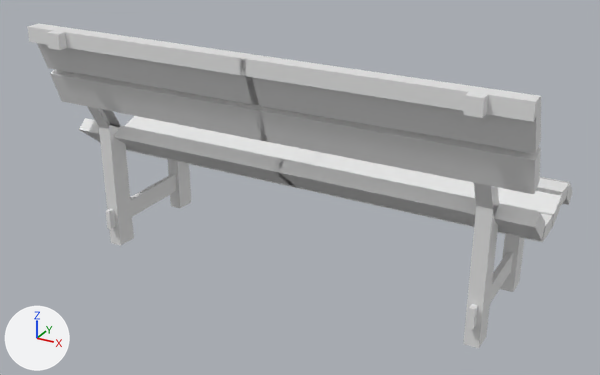
An edit to the FBX model Grp 1 Ctrl Alt/Assets/3d assets/Mobilier Urbain/Banc.fbx, drawn before and after from the same camera.
Before and after are seen from a camera (50 mm lens) standing at (1.92, -2.72, 1.19) and looking at (0.49, -0.14, -0.1). Arrows for +X, +Y and +Z are at lower left; the lights stay in place. Where no turn or scale is listed for an object, it has been applied to the vertices.

Before the edit, the objects in view are built like this:
```python
me_cube_008 = bpy.data.meshes.new('Cube.008')
me_cube_008.from_pydata(...)  # 508 vertices, 493 faces; spans x -0.49..1.43, y -0.52..0.33, z -0.48..0.49
ob_cube_007 = bpy.data.objects.new('Cube.007', me_cube_008)
ob_cube_007.location = (0.0, 0.0, 0.0)
```
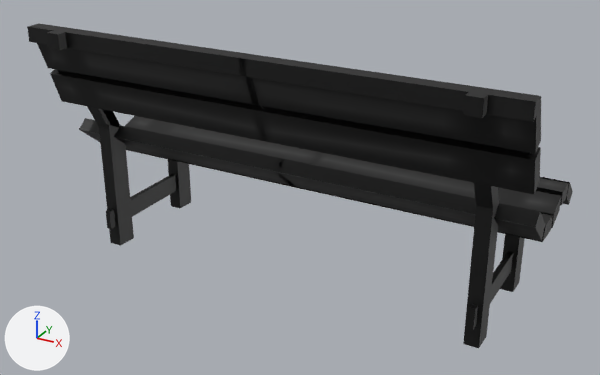
The newer file is also turned or shifted as a whole; pictures and numbers use the older file's frame.

Location of each change, (x1, y1, x2, y2) in pixels of the pictures (600 x 375 px):
'Cube.007', recoloured (grey to black)
    both: (27, 24, 573, 348)

The change, as a diff of the scene's bpy script:
```diff
--- a/Grp 1 Ctrl Alt/Assets/3d assets/Mobilier Urbain/Banc.fbx.py
+++ b/Grp 1 Ctrl Alt/Assets/3d assets/Mobilier Urbain/Banc.fbx.py
@@ img_banc_uv_png @@
+img_banc_uv_png = load_image('banc_uv.png', 'Banc UV.png', 64, 64, 'sRGB')
@@ mat_material_011 @@
+mat_material_011 = principled_material('Material.011')
+mat_material_011.texture = img_banc_uv_png
@@ me_cube_008 @@
 me_cube_008.from_pydata(...)  # 508 vertices, 493 faces; spans x -0.49..1.43, y -0.52..0.33, z -0.48..0.49
+me_cube_008.materials.append(mat_material_011)  # picture img_banc_uv_png
```
